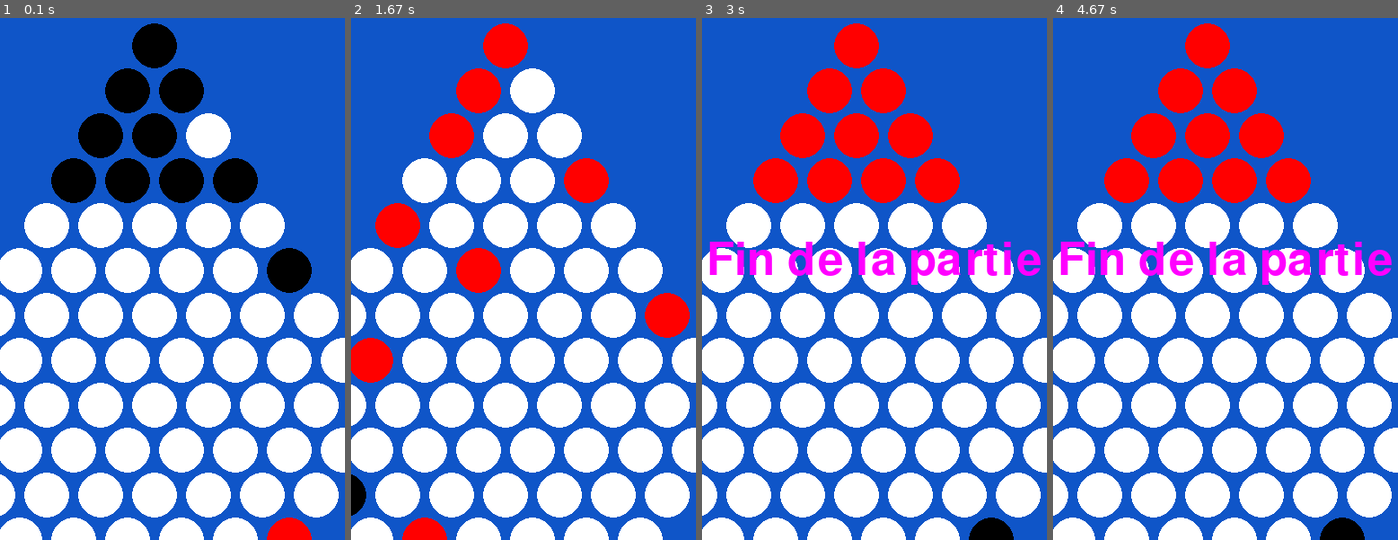
Above: before the commit, frames 1-4 (left to right).
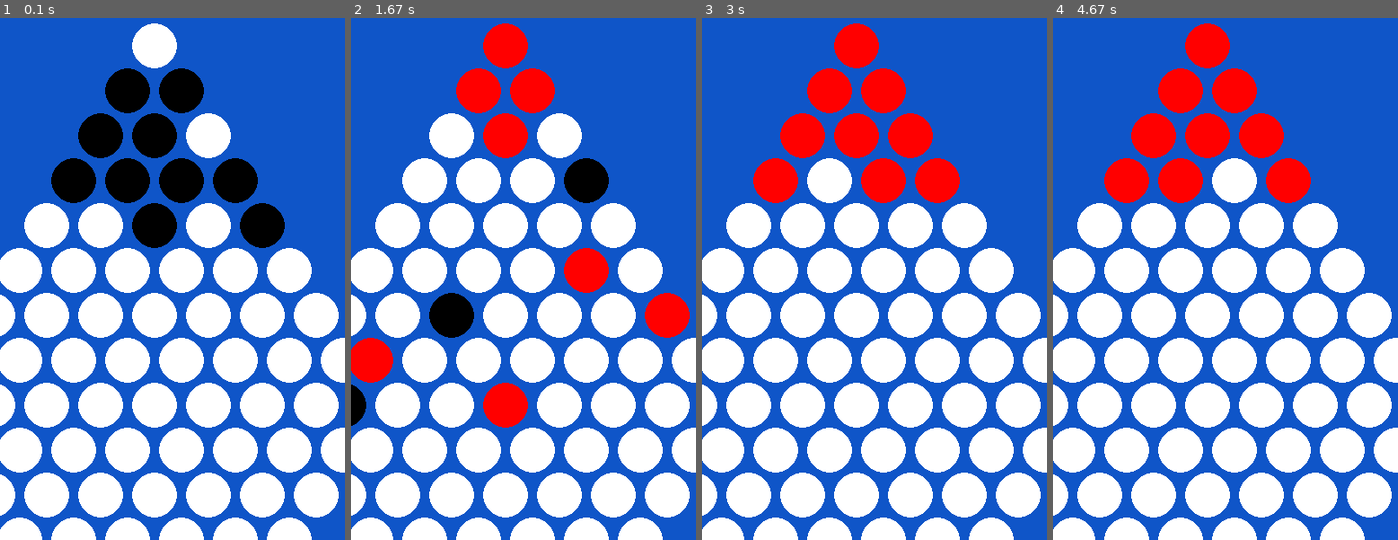
Above: after the commit, the same moments.

Repository: MaxMaiche/L3IAProjet
Game: pygame game, started from pygameGUI.py
Two runs of this game, one before a commit and one after it. Both use one fixed random seed, a clock stepped at 60 frames per second and the inputs below.
Inputs (mouse positions are in pixels of both pictures, inside the frame that each line leads up to):
- Up to frame 1 (0.1 s): no input
- Up to frame 2 (1.67 s): click (523, 263) at 0.38 s; click (526, 299) at 0.72 s; click (416, 179) at 1.05 s; click (647, 456) at 1.38 s
- Up to frame 3 (3 s): click (881, 75) at 1.72 s; click (857, 404) at 2.05 s; click (864, 169) at 2.38 s; click (826, 148) at 2.72 s
- Up to frame 4 (4.67 s): click (1315, 211) at 3.05 s; click (1332, 247) at 3.38 s; click (1297, 164) at 3.72 s; click (1125, 153) at 4.05 s; click (1239, 237) at 4.38 s

The runs differ from the first frame. In frame 1, 3.9% of the frame differs, in the area x 38-91%, y 1-100%; in frame 2, 8.7%, in the area x 0-75%, y 9-100%; in frame 3, 3.9%; in frame 4, 3.9%.

Commit message:
AlphaBeta working
 assez fluide (jusqu'a deep 4)

Diff:
--- a/agent.py
+++ b/agent.py
@@ -134,6 +134,7 @@
     beta = MAX_VALUE
 
     gameCopy = deepcopy(game)
+
     value=value-1
     coups = gameCopy.players[value].getCoupsList()
 
@@ -149,19 +150,18 @@
 
         gameCopy.players[value].undo(depart, arrive, gameCopy)
 
-    print(gameCopy.players[0].score,gameCopy.players[1].score)
     move = max(values,key=lambda item:item[1])[0]
     depart = game.getNode(move[0].x,move[0].y)
     arrive = game.getNode(move[1].x,move[1].y)
     b= game.players[value].play(depart,arrive,game)
+
     return b
 
 def min_valueAB(game:game,value, nbProfondeur, alpha, beta):
-    if game.isFinished():
-        return MAX_VALUE
-
-
-    if nbProfondeur==0:
+    #if game.isFinished():
+    #    return MAX_VALUE
+
+    if nbProfondeur==0 or game.isFinished():
         return game.eval(1-value)
 
     coups = game.players[value].getCoupsList()
@@ -172,9 +172,13 @@
 
         depart = game.getNode(coup[0].x,coup[0].y)
         arrive = game.getNode(coup[1].x,coup[1].y)
+
         game.players[value].play(depart, arrive, game)
+
         val = min(val,max_valueAB(game, 1-value, nbProfondeur-1, alpha, beta))
+
         game.players[value].undo(depart, arrive, game)
+
         if val <= alpha:
             return val
         beta = min(beta, val)
@@ -182,10 +186,10 @@
 
 
 def max_valueAB(game:game,value, nbProfondeur, alpha, beta):
-    if game.isFinished():
-        return MIN_VALUE
-
-    if nbProfondeur==0:
+    #if game.isFinished():
+    #    return MIN_VALUE
+
+    if nbProfondeur==0 or game.isFinished():
         return game.eval(value)
 
 
--- a/game.py
+++ b/game.py
@@ -158,7 +158,7 @@
         elif self.type == 3:
             game.end = agent.minimaxAgent(game,2-game.turn%2,2)
         elif self.type == 4:
-            game.end = agent.alpha_Beta_Agent(game,2-game.turn%2,3)
+            game.end = agent.alpha_Beta_Agent(game,2-game.turn%2,2)
 
 
 class Game:
@@ -253,8 +253,9 @@
             self.end = True
             self.draw = True
             return True
+
         if self.players[0].score == 140:
-            self.end == True
+            self.end = True
             return True
 
         if self.players[1].score == 20:
@@ -265,10 +266,16 @@
 
     def eval(self, value):
         score = 0
+        p1Score = self.players[0].score
+        p2Score = 140 - self.players[1].score
+        finBonus = 0
+        if self.end:
+            finBonus = 1000
+
         if value == 0:
-            score = self.players[0].score - (140-self.players[1].score)
-        else:
-            score = (140-self.players[1].score) - self.players[0].score
+            score = p1Score - p2Score + finBonus
+        else:
+            score = p2Score - p1Score + finBonus
         return score
 
     def hash (self)->int:
@@ -329,7 +336,7 @@
     print("draw : " + str(drawcount/nbGame * 100) + "%")
 
 def main():
-    winrateCheck(2,4,1)
+    winrateCheck(4,4,10)
 
 
 
--- a/pygameGUI.py
+++ b/pygameGUI.py
@@ -122,13 +122,13 @@
                             node_depart = None
         # agent play si besoin
         if run and (not game.players[1-game.turn%2].isHuman()) and (not game.end) :
-                game.players[1-game.turn%2].agentPlay(game)
-                wait(sec)
+            game.players[1-game.turn%2].agentPlay(game)
+            wait(sec)
 
 
         draw_window(game, circles, coups)
     pygame.quit()
 
 if __name__ == "__main__":
-    game = game.Game(2,4) #0 = joueur, 1 = random, 2 = greedy,3 = minimax , 4 = alphabeta
+    game = game.Game(4,4) #0 = joueur, 1 = random, 2 = greedy,3 = minimax , 4 = alphabeta
     main(game)
